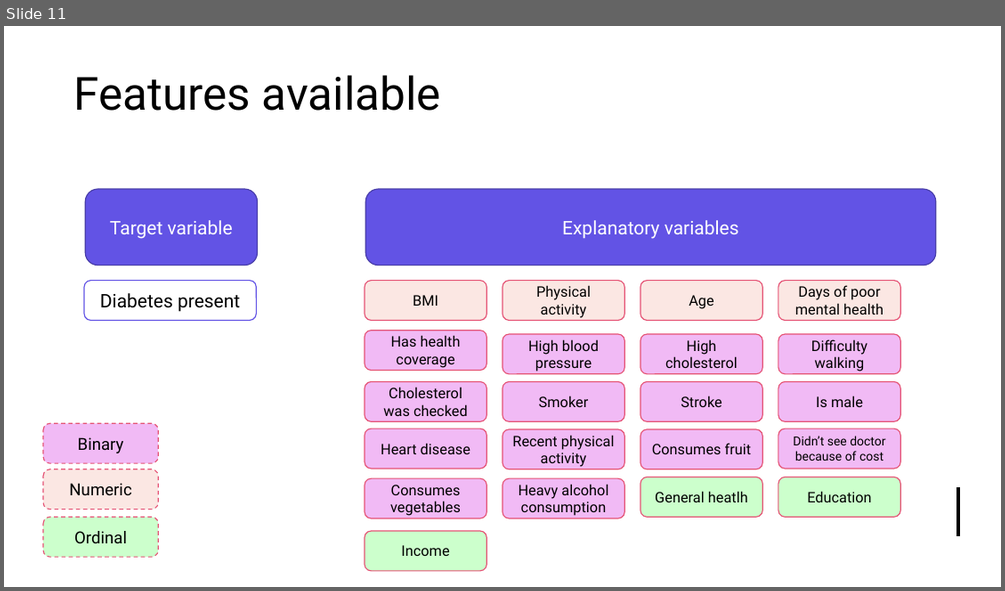
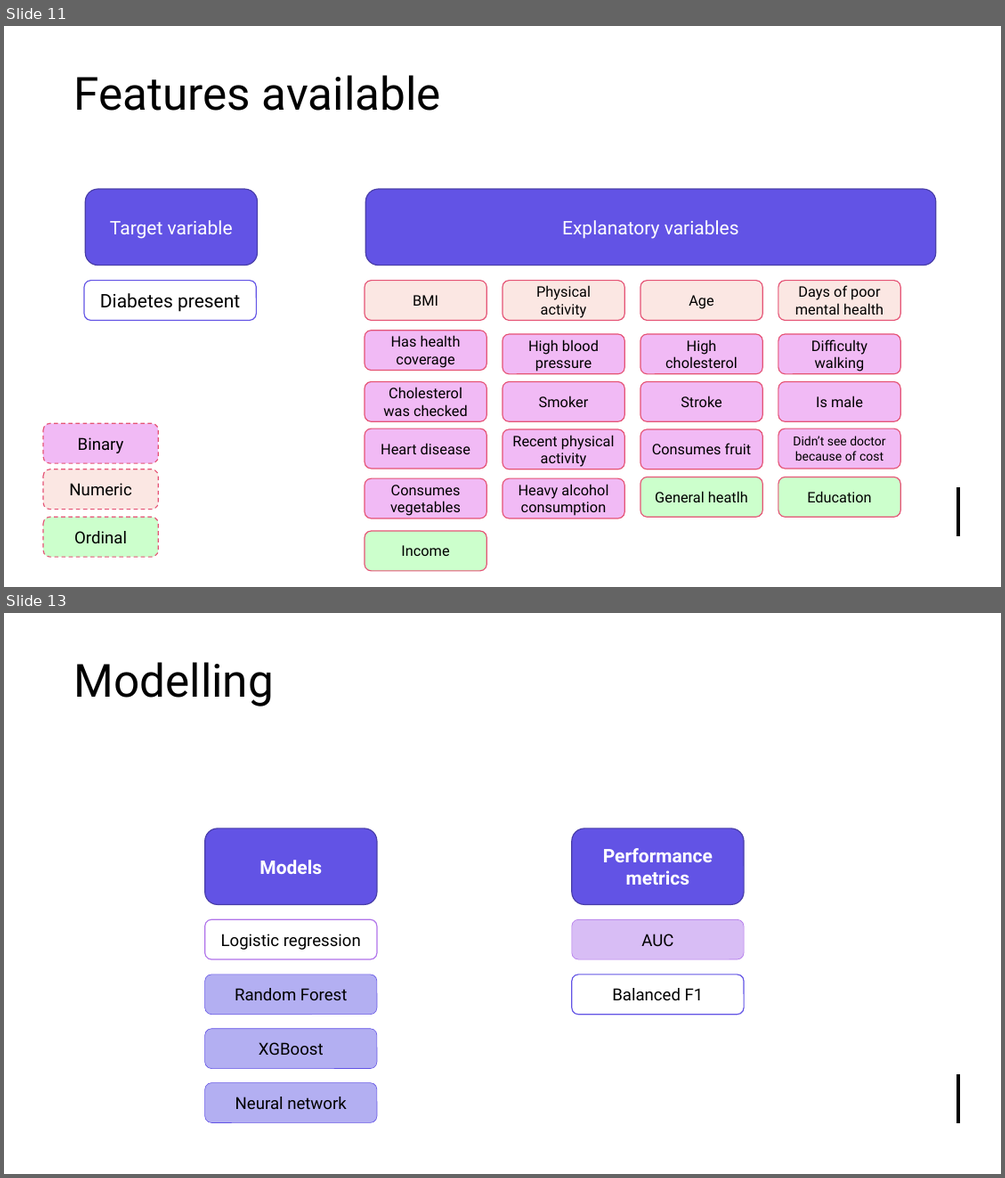
Before and after one commit to tjstarak/DSBA-ML2, a slide deck: slides/ML2_deck.pptx. Shown one above the other, each under a label of ours: slide 11 before the commit, slides 11 and 13 after it; the slides between them are not shown. The pictures are 1005x591 and 1005x1178 pixels, drawn with LibreOffice and Linux fonts; fonts in the diff are those of the drawing. Boxes give left, top, right and bottom in pixels: in the first picture for what was removed or moved away, otherwise in the second. Text is boxed around its words. In the diff, an @@ line names an element or a change of style, - is before the commit and + after.

```diff
--- a/slides/ML2_deck.pptx
+++ b/slides/ML2_deck.pptx
@@ slide 13 added at (x1=4, y1=613, x2=1001, y2=1174), background #FFFFFF; not listed: 3 template elements that a slide beside it also shows @@
@@ title added at (x1=73, y1=662, x2=274, y2=706), 44 pt, text #000000 @@
+Modelling
@@ rounded rectangle added at (x1=205, y1=828, x2=377, y2=905), fill #6253E5, outline #493DA9 1 pt, 18 pt, text #FFFFFF, bold @@
+Models
@@ rounded rectangle added at (x1=572, y1=828, x2=744, y2=905), fill #6253E5, outline #493DA9 1 pt, 18 pt, text #FFFFFF, bold @@
+Performance metrics
@@ rounded rectangle added at (x1=205, y1=919, x2=377, y2=959), fill #FFFFFF, outline #B073EA 1 pt, 16 pt, text #000000 @@
+Logistic regression
@@ rounded rectangle added at (x1=572, y1=919, x2=744, y2=959), fill #D8BEF6, outline #B073EA 0.5 pt, 16 pt, text #000000 @@
+AUC
@@ rounded rectangle added at (x1=205, y1=974, x2=377, y2=1013), fill #B4AFF3, outline #6253E5 0.5 pt, 16 pt, text #000000 @@
+Random Forest
@@ rounded rectangle added at (x1=572, y1=974, x2=744, y2=1013), fill #FFFFFF, outline #6253E5 1 pt, 16 pt, text #000000 @@
+Balanced F1
@@ rounded rectangle added at (x1=205, y1=1029, x2=377, y2=1069), fill #B4AFF3, outline #6253E5 0.5 pt, 16 pt, text #000000 @@
+XGBoost
@@ rounded rectangle added at (x1=205, y1=1083, x2=377, y2=1122), fill #B4AFF3, outline #6253E5 0.5 pt, 16 pt, text #000000 @@
+Neural network
```
Also in this commit, not shown: 1 slide changed, 3 other slides added.
